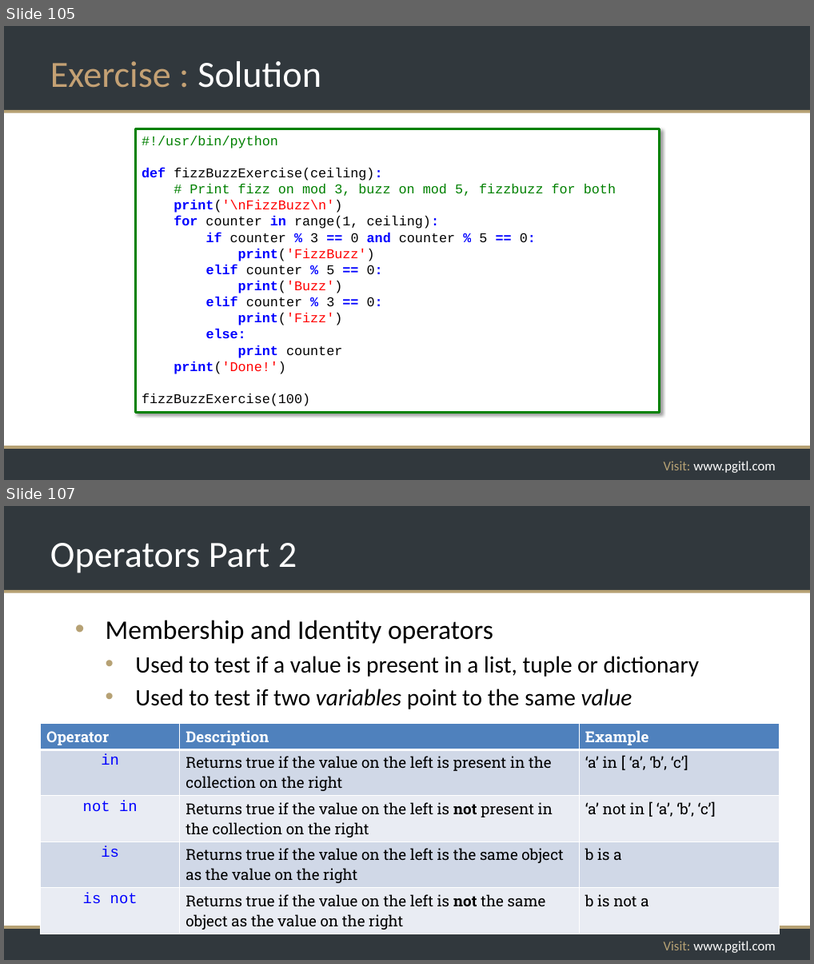
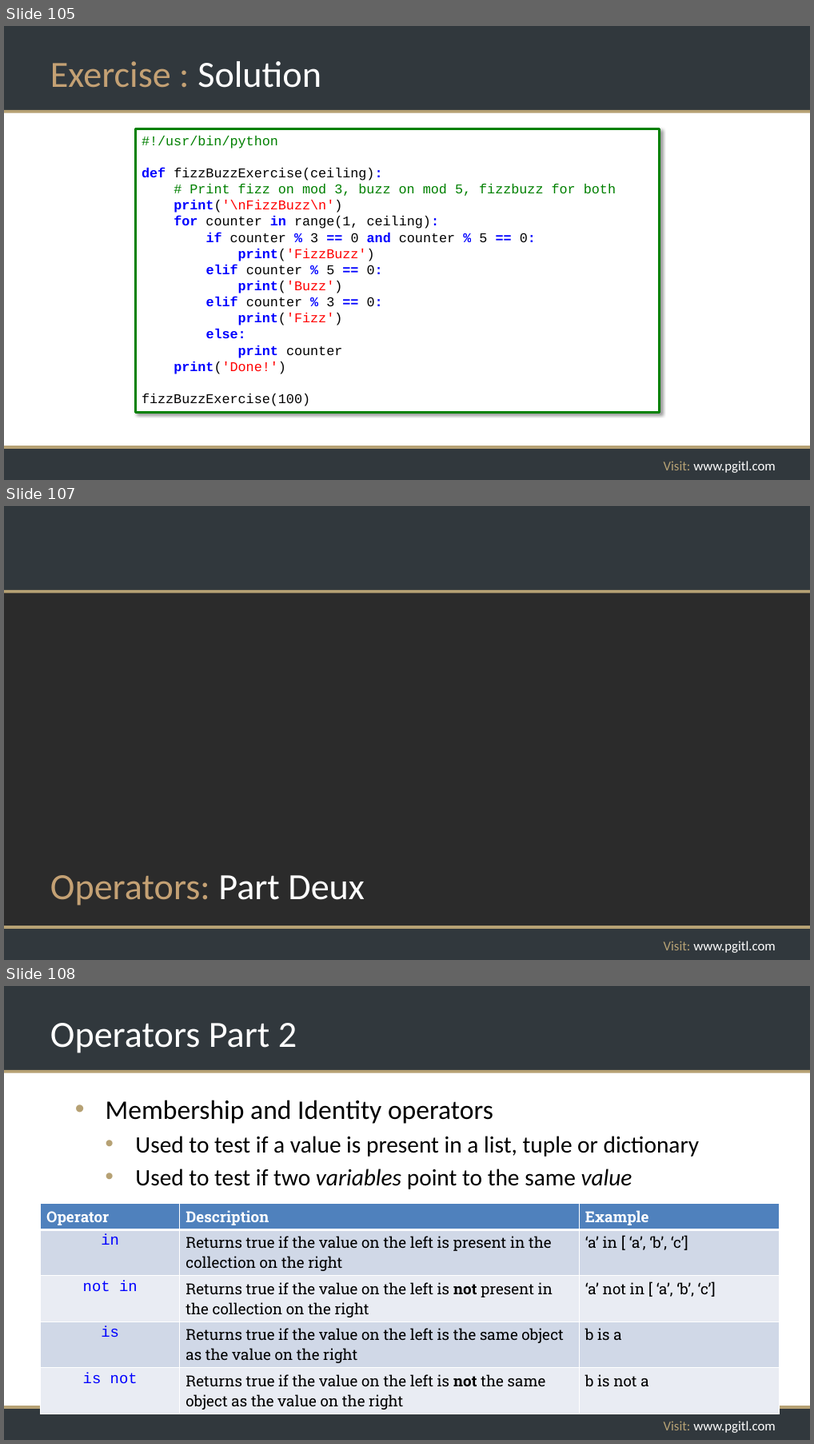
Before and after one commit to rikkouri/project-a, a slide deck: Programming Foundations.pptx. Shown one above the other, each under a label of ours: slides 105 and 107 before the commit, slides 105, 107 and 108 after it; the slides between them are not shown. The pictures are 814x964 and 814x1444 pixels, drawn with LibreOffice and Linux fonts; fonts in the diff are those of the drawing; background and template pictures are left out; a plain dark background stands for a picture behind light text. Boxes give left, top, right and bottom in pixels: in the first picture for what was removed or moved away, otherwise in the second. Text is boxed around its words. In the diff, an @@ line names an element or a change of style, - is before the commit and + after.

```diff
--- a/Programming Foundations.pptx
+++ b/Programming Foundations.pptx
@@ slide 107 added at bbox=[4, 506, 810, 960], background picture (left out); not listed: 5 template elements that a slide beside it also shows @@
@@ title added at bbox=[50, 875, 365, 905], 44 pt, text #C4A174 @@
+Operators: Part Deux
@@ what was slide 107 is now slide 108 @@
```
Also in this commit, not shown: 3 slides changed, 1 other slide added, 1 slide removed, 2 other files.
